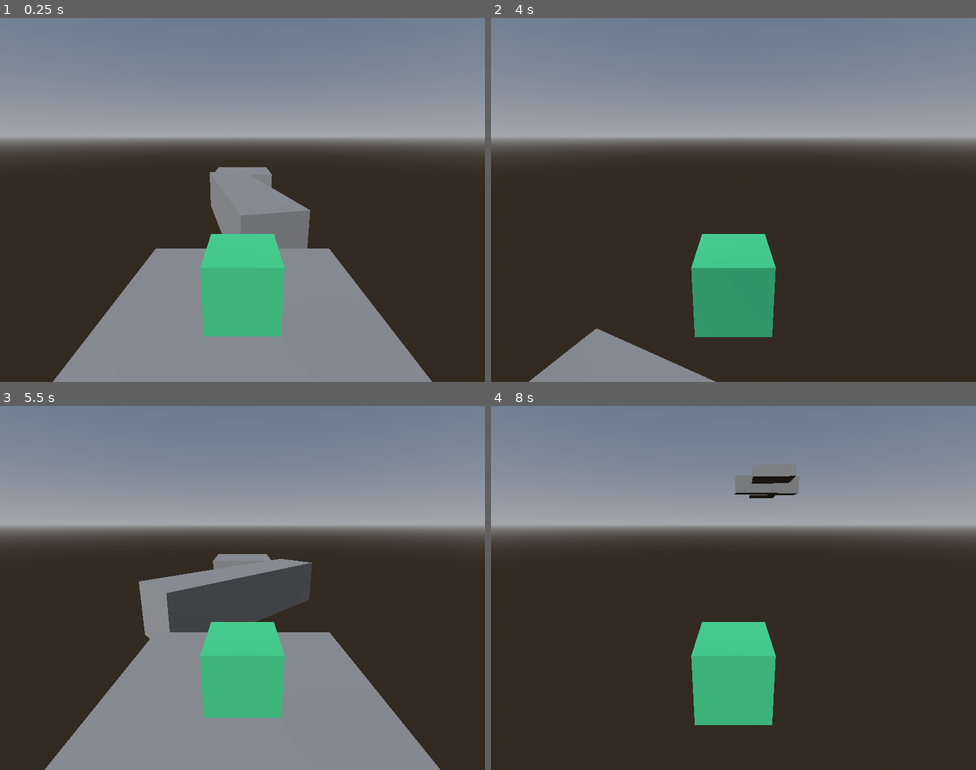
Above: before the commit, frames 1-4 (two rows, left to right).
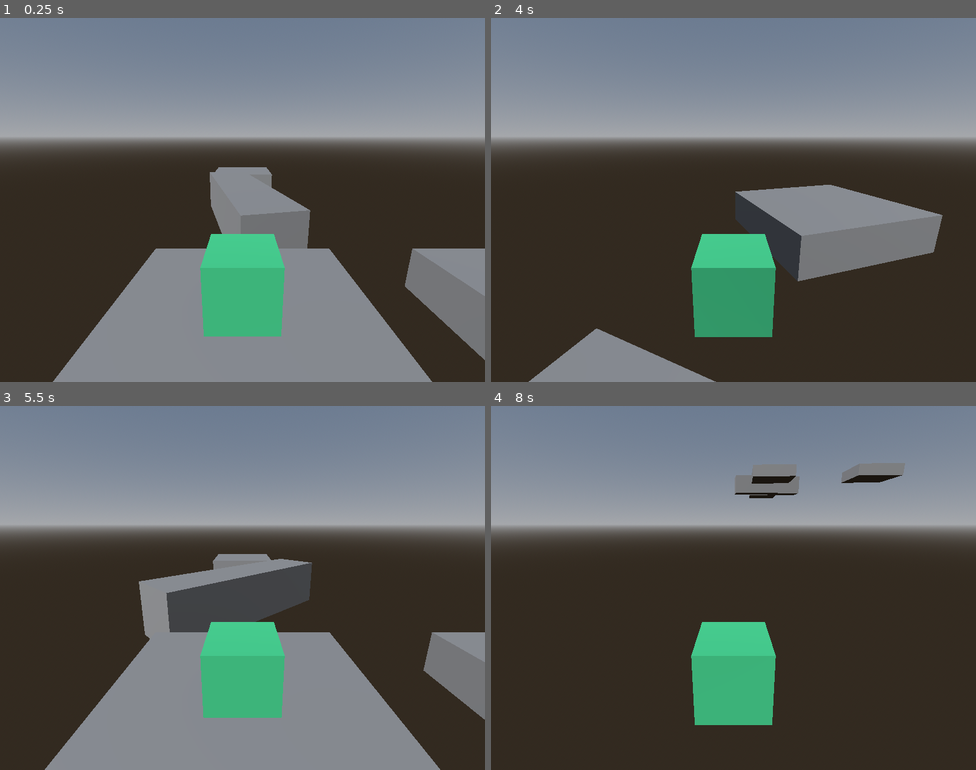
Above: after the commit, the same moments.

Repository: Thorstif/JumpyBox
Game: Godot game, scene res://main_scene.tscn
Same seed, same stepped clock (60 frames per second), same inputs: the game is played once before the commit and once after it.
Inputs:
- Up to frame 1 (0.25 s): no input
- Up to frame 2 (4 s): hold D (turn_right) 0.53-1.28 s; tap Space (jump) at 0.77, 1.52, 3.02, 3.77 s; hold S (move_backward) 1.28-2.03 s; hold D (turn_right) 2.03-2.78 s; hold W (move_forward) 2.78-3.53 s; hold A (turn_left) from 3.53 s (still down)
- Up to frame 3 (5.5 s): tap Space (jump) at 4.52 s; release A (turn_left) at 5.03 s; hold S (move_backward) from 5.03 s (still down)
- Up to frame 4 (8 s): release S (move_backward) at 5.78 s; hold D (turn_right) 5.78-6.53 s; tap Space (jump) at 6.02, 6.77, 7.52 s; hold W (move_forward) 6.53-7.28 s; tap Enter at 7.25 s; hold D (turn_right) from 7.28 s (still down)

The runs differ from the first frame. In frame 1, 3.3% of the frame differs, in the area x 83-100%, y 63-94%; in frame 2, 7.6%, in the area x 50-94%, y 45-73%; in frame 3, 2.1%; in frame 4, 0.6%.

Commit message:
moving platform

Diff:
--- a/main_scene.tscn
+++ b/main_scene.tscn
@@ -1,9 +1,10 @@
-[gd_scene load_steps=9 format=3 uid="uid://c0r0ko1umpllt"]
+[gd_scene load_steps=10 format=3 uid="uid://c0r0ko1umpllt"]
 
 [ext_resource type="PackedScene" uid="uid://dckrwbjtgn5du" path="res://player.tscn" id="1_b4xge"]
 [ext_resource type="PackedScene" uid="uid://dxwb7x6ictsp6" path="res://platform.tscn" id="2_1pwng"]
 [ext_resource type="PackedScene" uid="uid://d2rva033qysg6" path="res://rotator.tscn" id="3_lijxb"]
 [ext_resource type="Script" path="res://goal.gd" id="4_v7f1n"]
+[ext_resource type="PackedScene" uid="uid://b3d0qmxbff2lj" path="res://moving_platform.tscn" id="5_6etd2"]
 
 [sub_resource type="ProceduralSkyMaterial" id="ProceduralSkyMaterial_1n3i8"]
 
@@ -44,3 +45,6 @@
 shape = SubResource("BoxShape3D_5f2x2")
 
 [node name="RespawnPoint" type="Node3D" parent="."]
+
+[node name="MovingPlatform" parent="." instance=ExtResource("5_6etd2")]
+transform = Transform3D(1, 0, 0, 0, 1, 0, 0, 0, 1, 5.49003, -0.5, 0)
--- /dev/null
+++ b/moving_platform.gd
@@ -0,0 +1,28 @@
+extends AnimatableBody3D
+
+@export var movement_extent: float = 5.0
+@export var move_speed: float = 2.0
+
+var start_position: Vector3
+var moving_forth = true
+var current_offset = 0.0
+
+# Called when the node enters the scene tree for the first time.
+func _ready() -> void:
+	start_position = transform.origin
+
+
+# Called every frame. 'delta' is the elapsed time since the previous frame.
+func _process(delta: float) -> void:
+	if moving_forth:
+		current_offset += move_speed * delta
+		if current_offset >= movement_extent:
+			current_offset = movement_extent
+			moving_forth = false
+	else:
+		current_offset -= move_speed * delta
+		if current_offset <= 0:
+			current_offset = 0
+			moving_forth = true
+
+	transform.origin = start_position + transform.basis.x * current_offset
--- /dev/null
+++ b/moving_platform.tscn
@@ -0,0 +1,19 @@
+[gd_scene load_steps=4 format=3 uid="uid://b3d0qmxbff2lj"]
+
+[ext_resource type="Script" path="res://moving_platform.gd" id="1_c2bnn"]
+
+[sub_resource type="BoxShape3D" id="BoxShape3D_xpuye"]
+size = Vector3(4, 1, 4)
+
+[sub_resource type="BoxMesh" id="BoxMesh_6vu7d"]
+size = Vector3(4, 1, 4)
+
+[node name="MovingPlatform" type="AnimatableBody3D"]
+transform = Transform3D(1, 0, 0, 0, 1, 0, 0, 0, 1, 0, -0.5, 0)
+script = ExtResource("1_c2bnn")
+
+[node name="CollisionShape3D" type="CollisionShape3D" parent="."]
+shape = SubResource("BoxShape3D_xpuye")
+
+[node name="MeshInstance3D" type="MeshInstance3D" parent="CollisionShape3D"]
+mesh = SubResource("BoxMesh_6vu7d")
